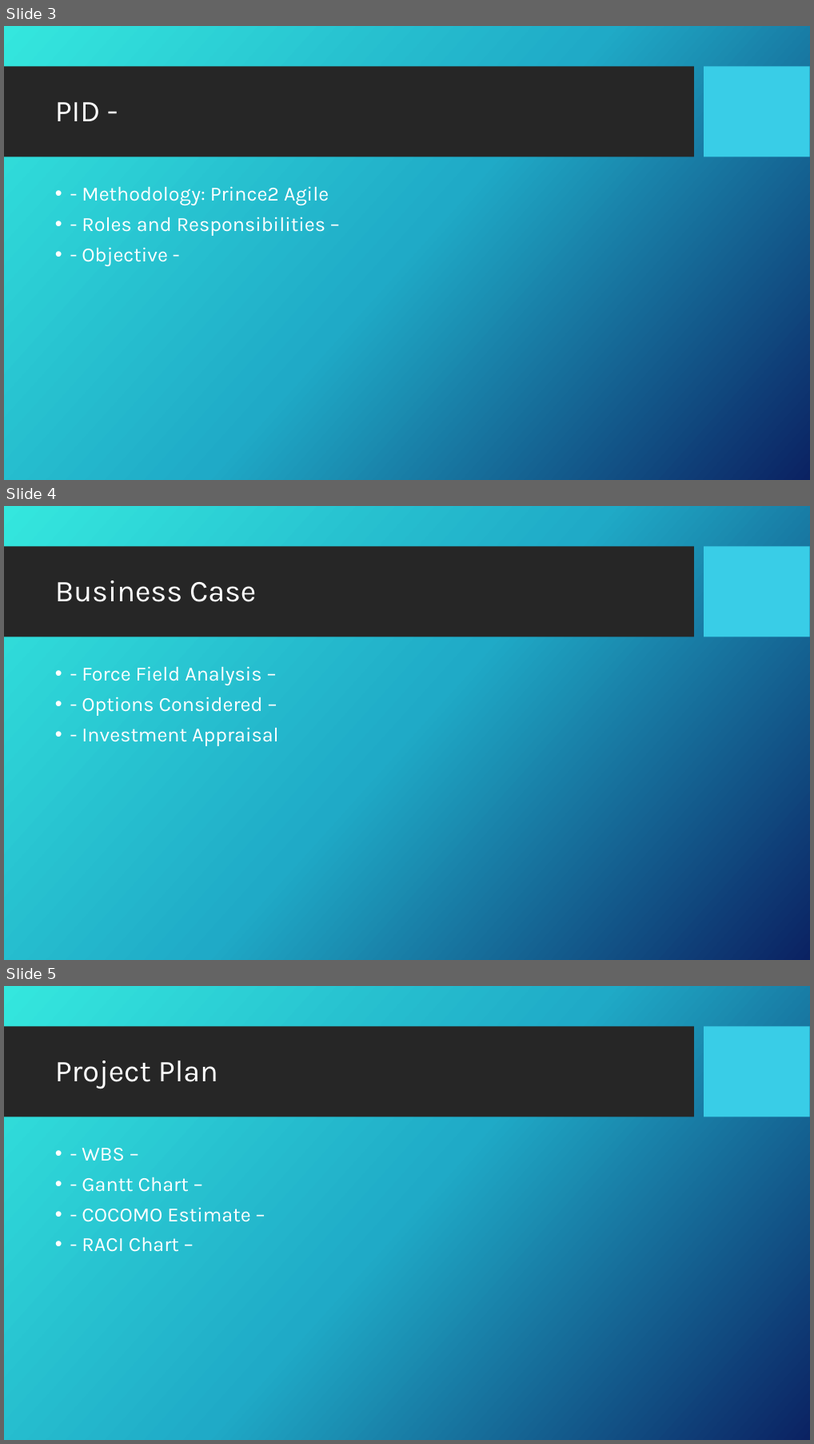
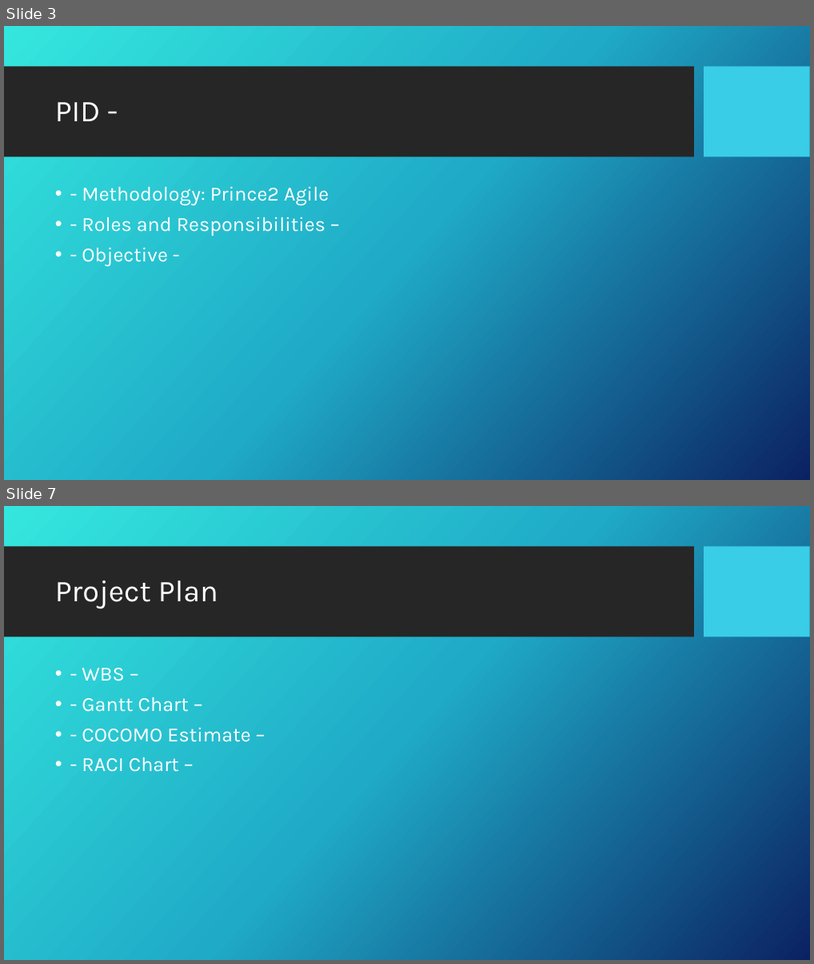
Before and after one commit to c3026923/south-yorkshire-bus-journey-planner, a slide deck: SY Bus Journey Planner Presentation.pptx. Shown one above the other, each under a label of ours: slides 3, 4 and 5 before the commit, slides 3 and 7 after it; the slides between them are not shown. The pictures are 814x1444 and 814x964 pixels, drawn with LibreOffice and Linux fonts; fonts in the diff are those of the drawing; background and template pictures are left out. Boxes give left, top, right and bottom in pixels: in the first picture for what was removed or moved away, otherwise in the second. Text is boxed around its words. In the diff, an @@ line names an element or a change of style, - is before the commit and + after.

Commit message:
Updated Business Case Section

```diff
--- a/SY Bus Journey Planner Presentation.pptx
+++ b/SY Bus Journey Planner Presentation.pptx
@@ slide 4 removed at box(4, 506, 810, 960), background picture (left out); not listed: 2 template elements that a slide beside it also shows @@
@@ title removed at box(55, 580, 256, 602) @@
-Business Case
@@ text removed at box(82, 666, 279, 746) @@
-• - Force Field Analysis –
-• - Options Considered –
-• - Investment Appraisal
@@ what was slide 5 is now slide 7 @@
```
Also in this commit, not shown: 3 slides added.
